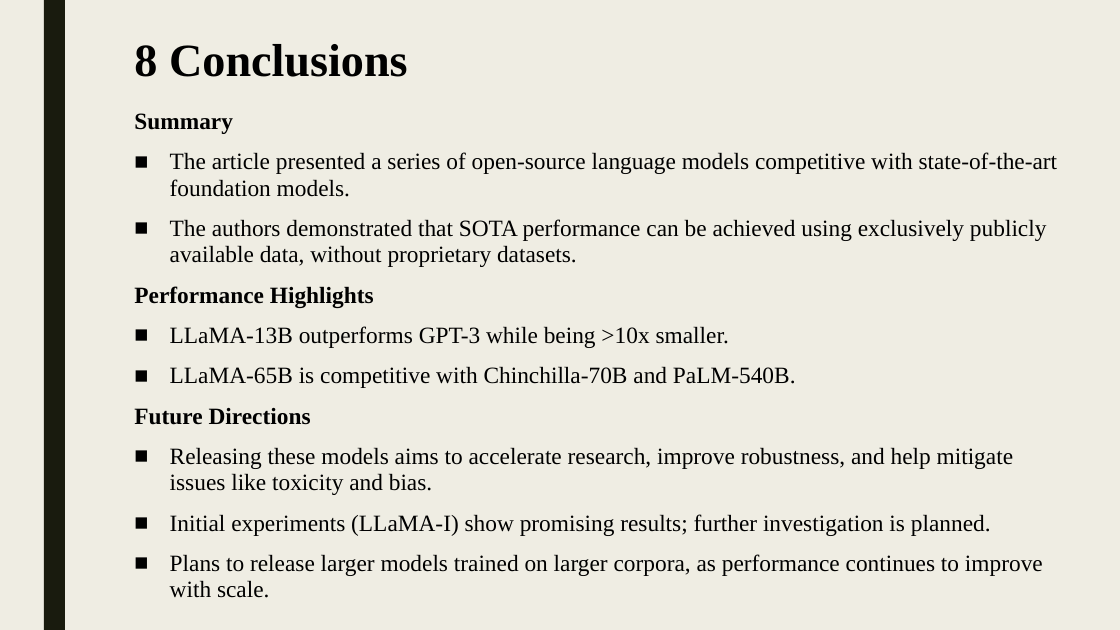
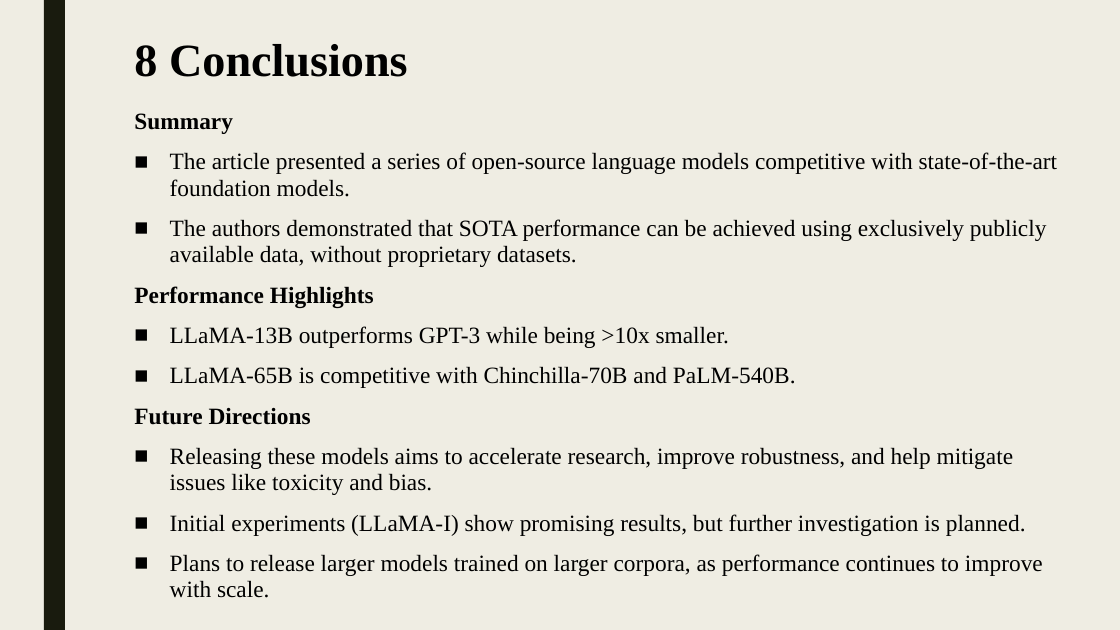
Before and after one commit to shlomi1993/llm-from-scratch, a slide deck: slide 29 of presentation/Lecture Slides.pptx. Drawn at 1120x630 pixels with LibreOffice and Linux fonts; fonts in the diff are those of the drawing. Boxes give left, top, right and bottom in pixels: in the first picture for what was removed or moved away, otherwise in the second. Text is boxed around its words. In the diff, an @@ line names an element or a change of style, - is before the commit and + after.

```diff
--- a/presentation/Lecture Slides.pptx
+++ b/presentation/Lecture Slides.pptx
@@ text at box(170, 514, 1026, 536): text changed @@
-■ Initial experiments (LLaMA-I) show promising results; further investigation is planned.
+■ Initial experiments (LLaMA-I) show promising results, but further investigation is planned.
```
Also in this commit, not shown: 11 other slides changed, 4 other files.
